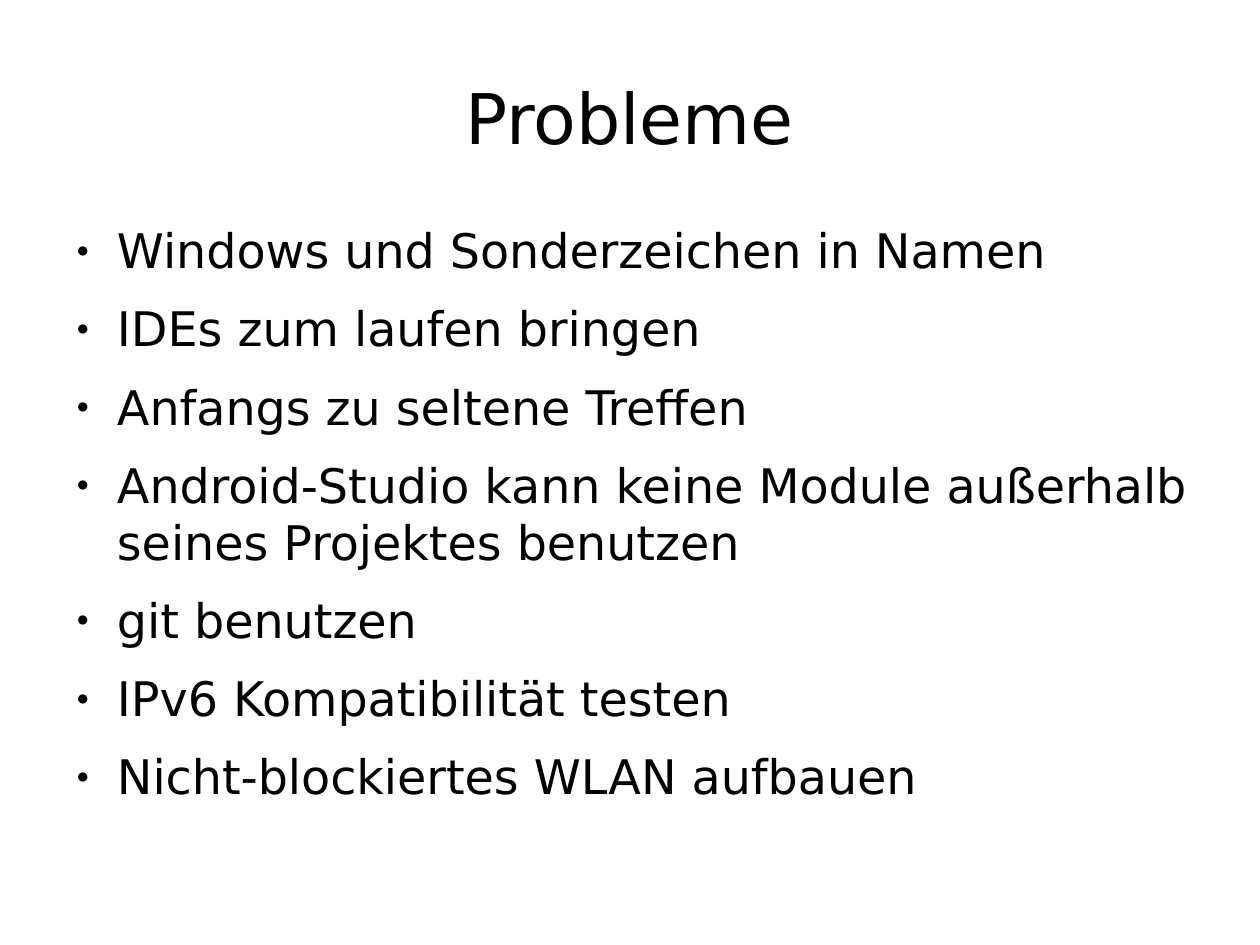
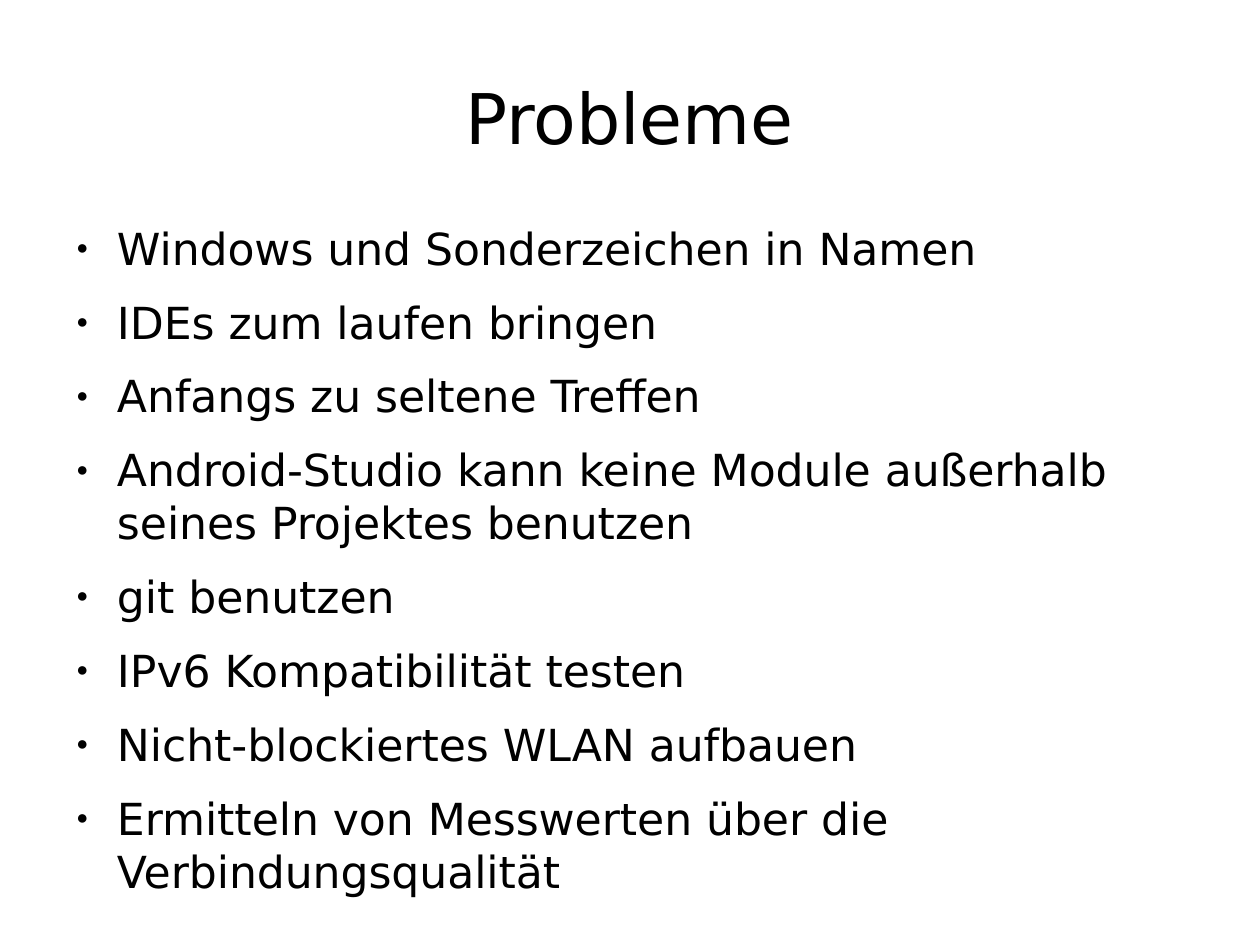
Before and after one commit to enra64/psychic-giggle, a slide deck: slide 19 of zwischenstand anfang dezember.odp (slide 14 before the commit). Drawn at 1260x945 pixels with LibreOffice and Linux fonts; fonts in the diff are those of the drawing. Boxes give left, top, right and bottom in pixels: in the first picture for what was removed or moved away, otherwise in the second. Text is boxed around its words. In the diff, an @@ line names an element or a change of style, - is before the commit and + after.

```diff
--- a/zwischenstand anfang dezember.odp
+++ b/zwischenstand anfang dezember.odp
@@ text at box(117, 231, 1107, 762): size 30 to 27.8 pt in "Windows und Sonderzeichen in Namen", "IDEs zum laufen bringen", "Anfangs zu seltene Treffen", "Android-Studio kann keine Module außerhalb seines Projektes ..." and 3 more places @@
@@ text at box(117, 801, 888, 897): paragraph added @@
+● Ermitteln von Messwerten über die Verbindungsqualität
```
Also in this commit, not shown: 6 other slides changed, 6 slides added, 1 slide removed, 1 other file.
